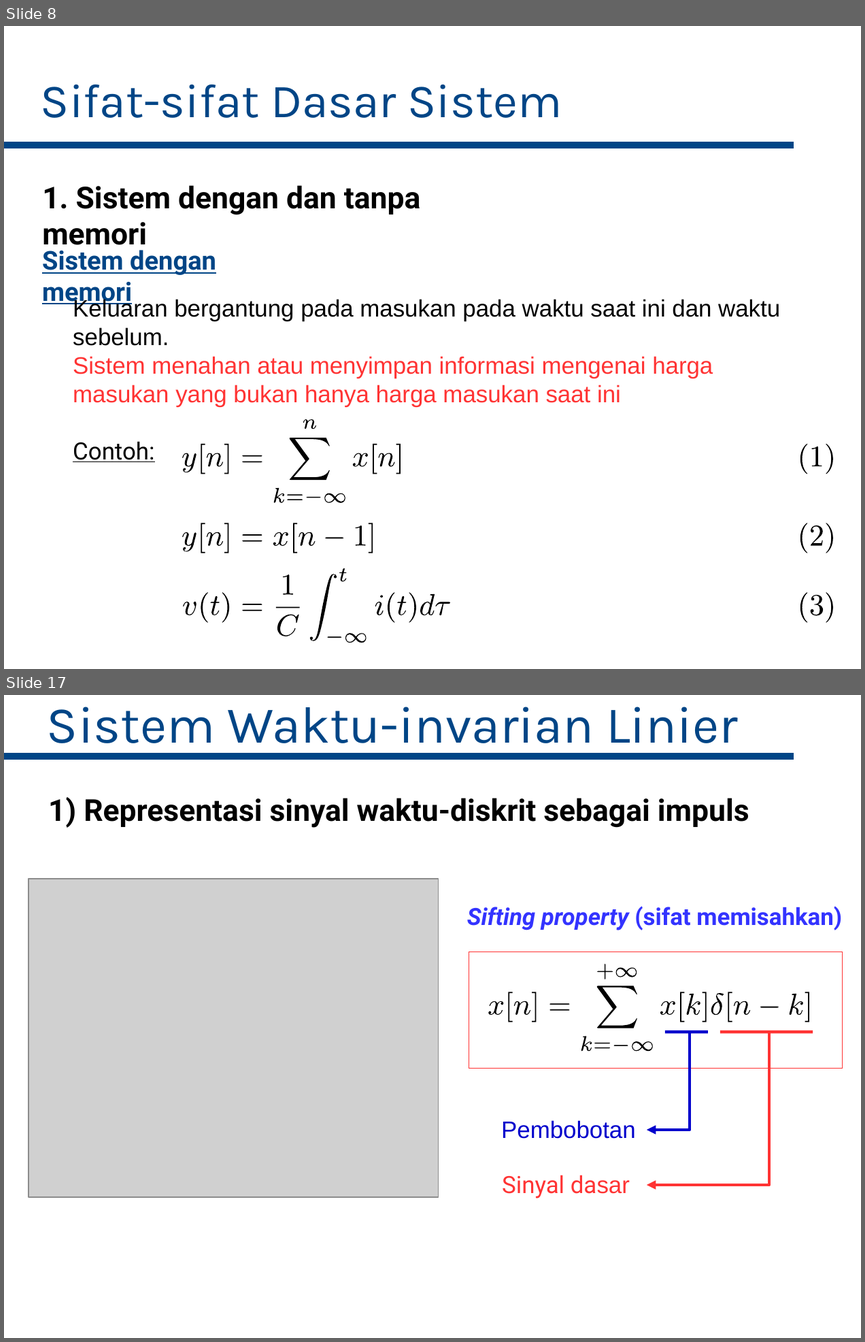
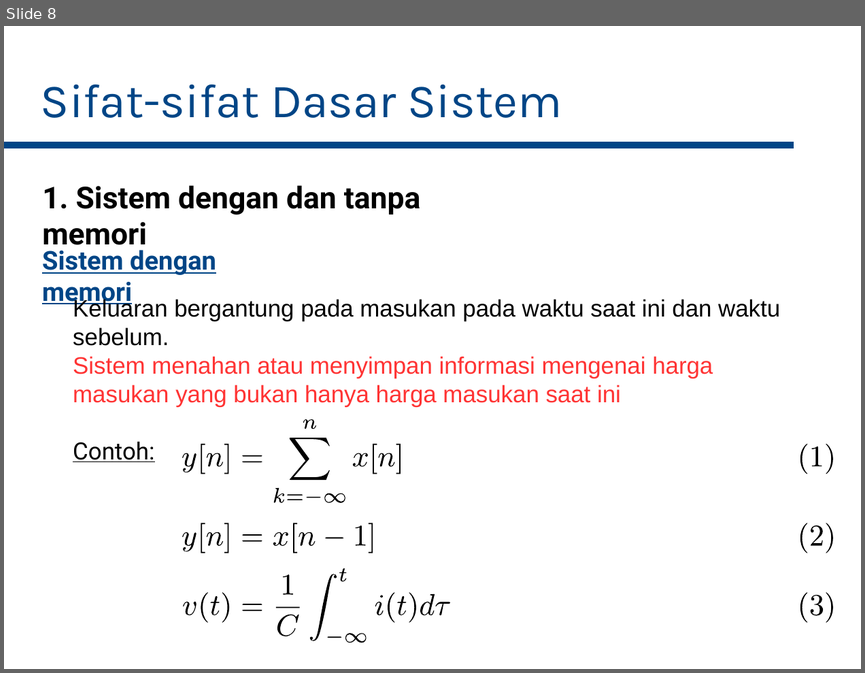
Before and after one commit to bagustris/sinyalsistem, a slide deck: slides/Week2_SinyalSistem.odp. Shown one above the other, each under a label of ours: slides 8 and 17 before the commit, slide 8 after it; the slides between them are not shown. The pictures are 865x1342 and 865x673 pixels, drawn with LibreOffice and Linux fonts; fonts in the diff are those of the drawing; grey boxes stand for pictures. Boxes give left, top, right and bottom in pixels: in the first picture for what was removed or moved away, otherwise in the second. Text is boxed around its words. In the diff, an @@ line names an element or a change of style, - is before the commit and + after.

```diff
--- a/slides/Week2_SinyalSistem.odp
+++ b/slides/Week2_SinyalSistem.odp
@@ slide 17 removed at (x1=4, y1=695, x2=861, y2=1338), background #FFFFFF @@
@@ subtitle removed at (x1=47, y1=707, x2=737, y2=755) @@
-Sistem Waktu-invarian Linier
@@ rectangle removed at (x1=4, y1=753, x2=794, y2=760) @@
@@ text removed at (x1=84, y1=798, x2=749, y2=828) @@
-1) Representasi sinyal waktu-diskrit sebagai impuls
@@ picture removed at (x1=28, y1=879, x2=439, y2=1196) @@
@@ text removed at (x1=467, y1=906, x2=842, y2=930) @@
-Sifting property (sifat memisahkan)
@@ rectangle removed at (x1=469, y1=952, x2=842, y2=1069) @@
@@ group removed at (x1=487, y1=964, x2=813, y2=1053): 23 freeform shapes @@
@@ freeform shape removed at (x1=647, y1=1032, x2=689, y2=1130) @@
@@ freeform shape removed at (x1=647, y1=1032, x2=769, y2=1185) @@
@@ line removed from (665, 1032) to (708, 1032) @@
@@ line removed from (720, 1032) to (813, 1032) @@
@@ text removed at (x1=501, y1=1120, x2=636, y2=1138) @@
-Pembobotan
@@ text removed at (x1=502, y1=1175, x2=630, y2=1198) @@
-Sinyal dasar
```
Also in this commit, not shown: 8 slides changed, 20 other slides removed, 1 other file.
